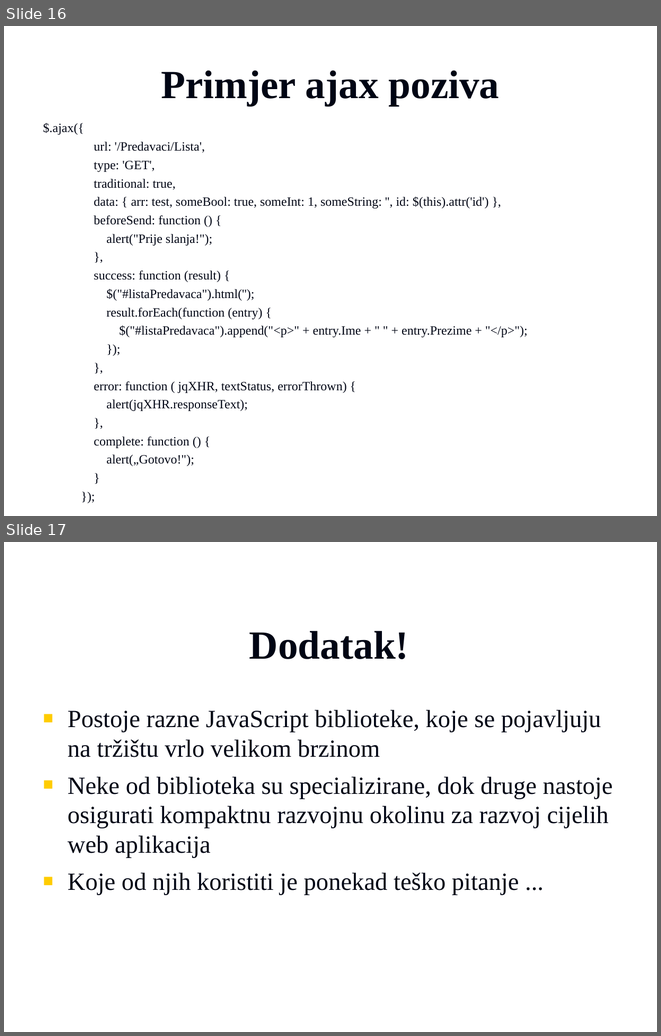
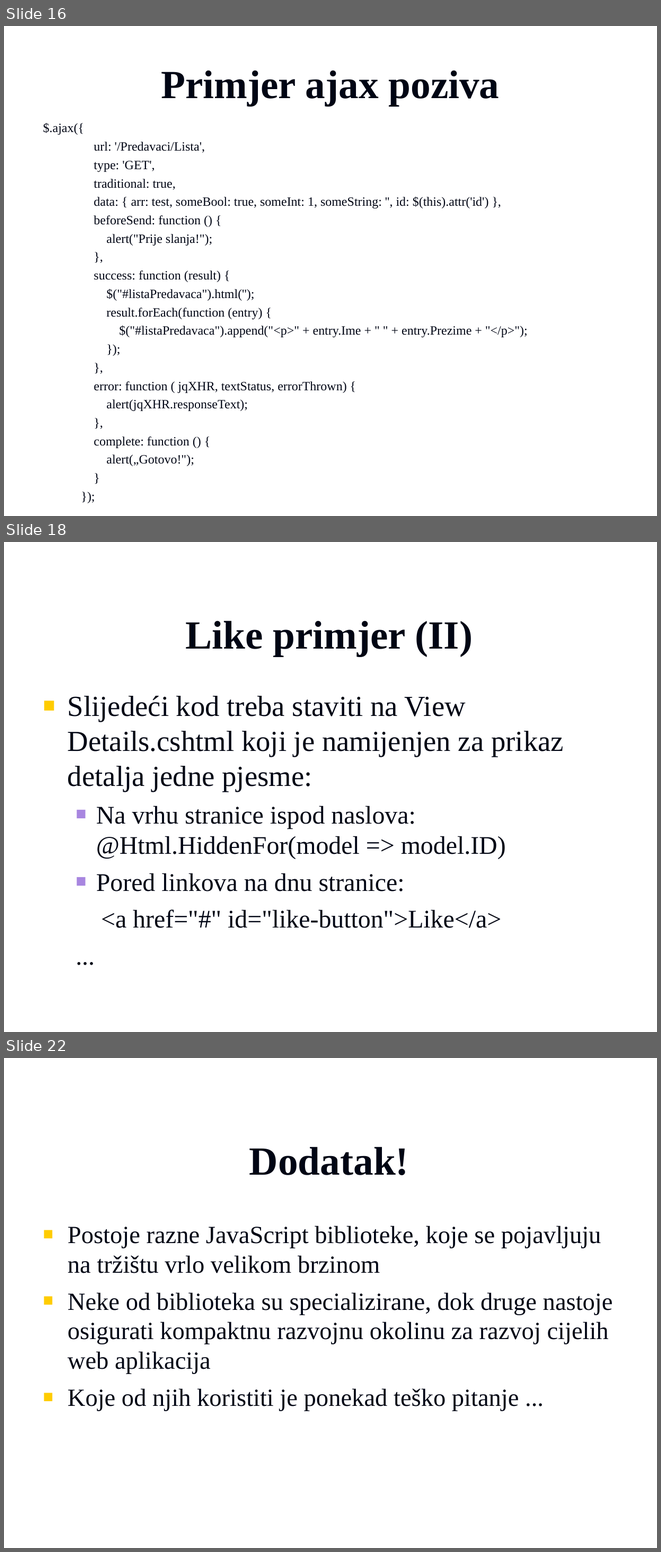
Before and after one commit to vzdesic/PZI, a slide deck: PPTs/17 MVC klijentsko programiranje.ppt. Shown one above the other, each under a label of ours: slides 16 and 17 before the commit, slides 16, 18 and 22 after it; the slides between them are not shown. The pictures are 661x1036 and 661x1552 pixels, drawn with LibreOffice and Linux fonts; fonts in the diff are those of the drawing; background and template pictures are left out. Boxes give left, top, right and bottom in pixels: in the first picture for what was removed or moved away, otherwise in the second. Text is boxed around its words. In the diff, an @@ line names an element or a change of style, - is before the commit and + after.

```diff
--- a/PPTs/17 MVC klijentsko programiranje.ppt
+++ b/PPTs/17 MVC klijentsko programiranje.ppt
@@ slide 18 added at (4,542,657,1032), background picture (left out) @@
@@ title added at (185,620,473,656), 44 pt, text #000514, bold @@
+Like primjer (II)
@@ text added at (68,696,564,928), 28 pt, text #000514 @@
+■ Slijedeći kod treba staviti na View Details.cshtml koji je namijenjen za prikaz detalja jedne pjesme:
+  ■ Na vrhu stranice ispod naslova: @Html.HiddenFor(model => model.ID)
+  ■ Pored linkova na dnu stranice:
+  <a href="#" id="like-button">Like</a>
+  ...
@@ what was slide 17 is now slide 22 @@
```
Also in this commit, not shown: 4 other slides added, 1 other file.
